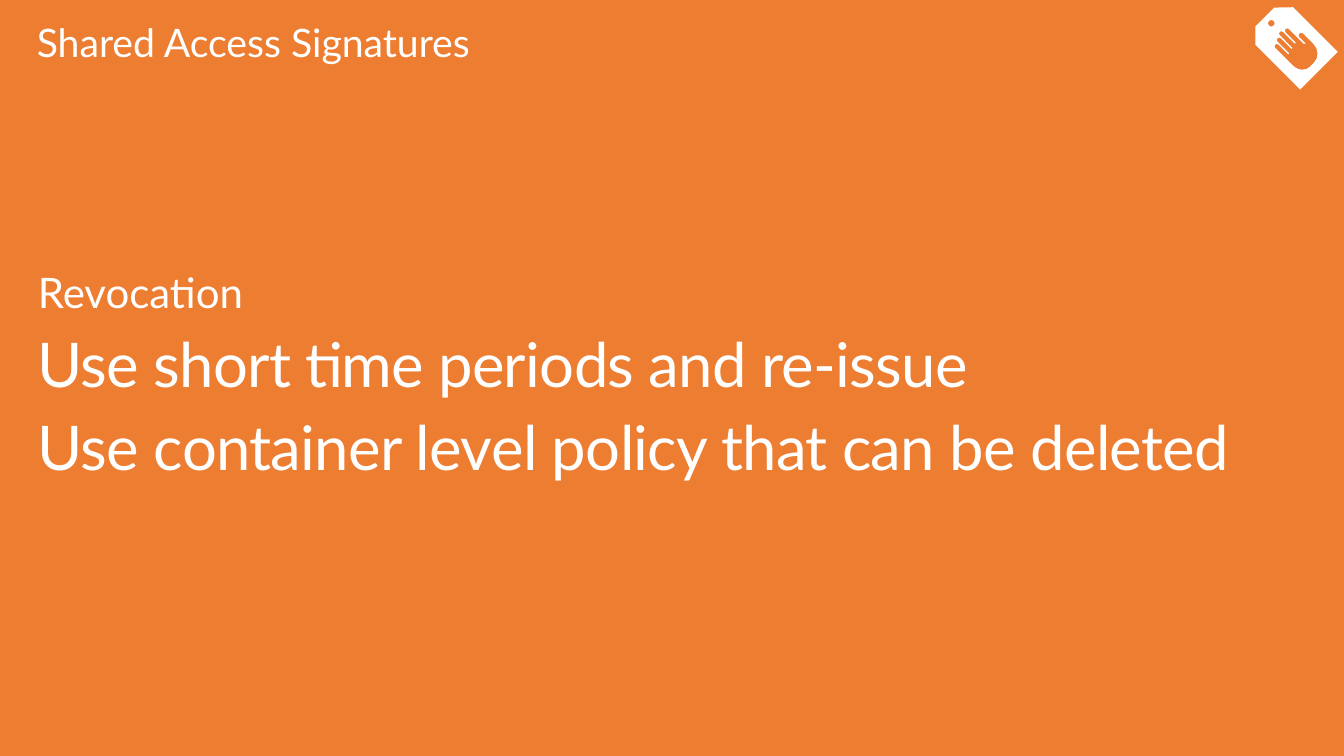
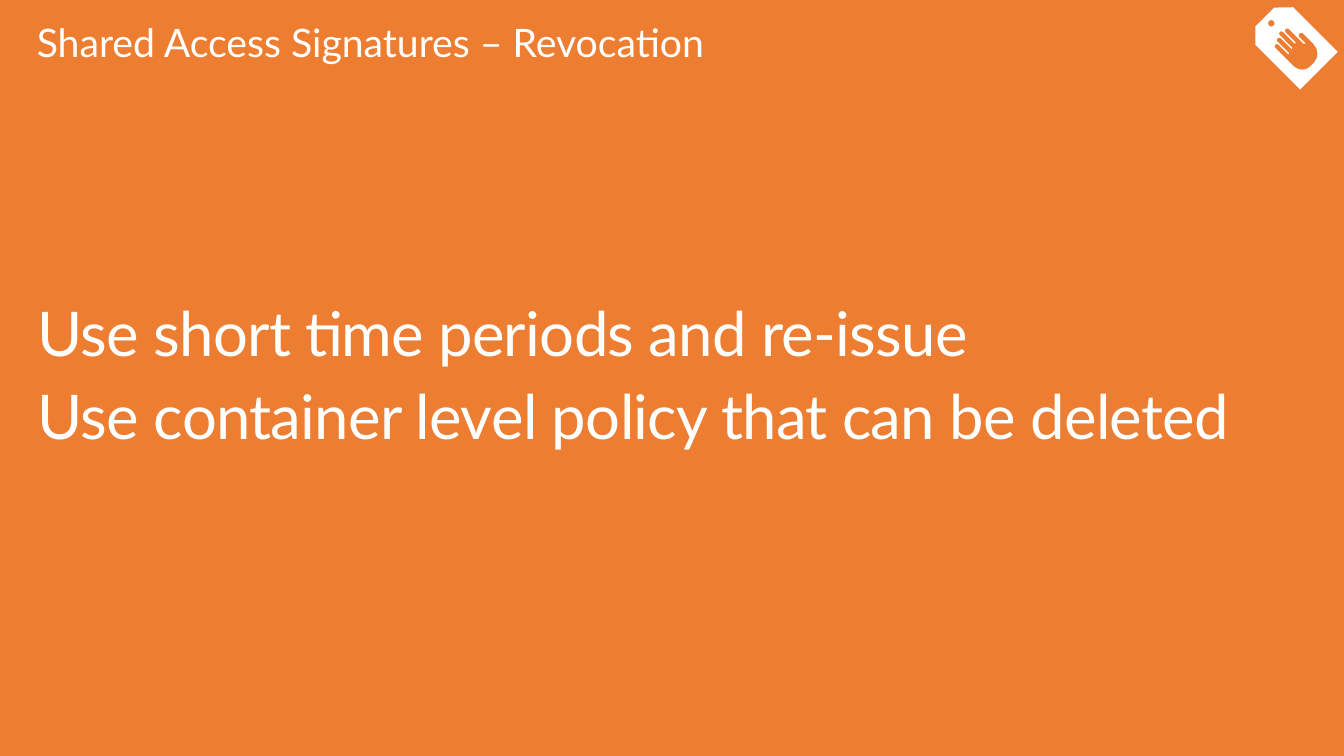
Before and after one commit to sack212/BasicAzureCamp, a slide deck: slide 29 of Data-Storage/Data-Storage.pptx (slide 28 before the commit). Drawn at 1344x756 pixels with LibreOffice and Linux fonts; fonts in the diff are those of the drawing. Boxes give left, top, right and bottom in pixels: in the first picture for what was removed or moved away, otherwise in the second. Text is boxed around its words. In the diff, an @@ line names an element or a change of style, - is before the commit and + after.

```diff
--- a/Data-Storage/Data-Storage.pptx
+++ b/Data-Storage/Data-Storage.pptx
@@ title at [37,28,704,64]: text changed @@
-Shared Access Signatures
+Shared Access Signatures – Revocation
@@ text at [38,277,243,309]: paragraph removed @@
-Revocation
```
Also in this commit, not shown: 18 other slides changed, 2 slides added, 2 slides removed.
